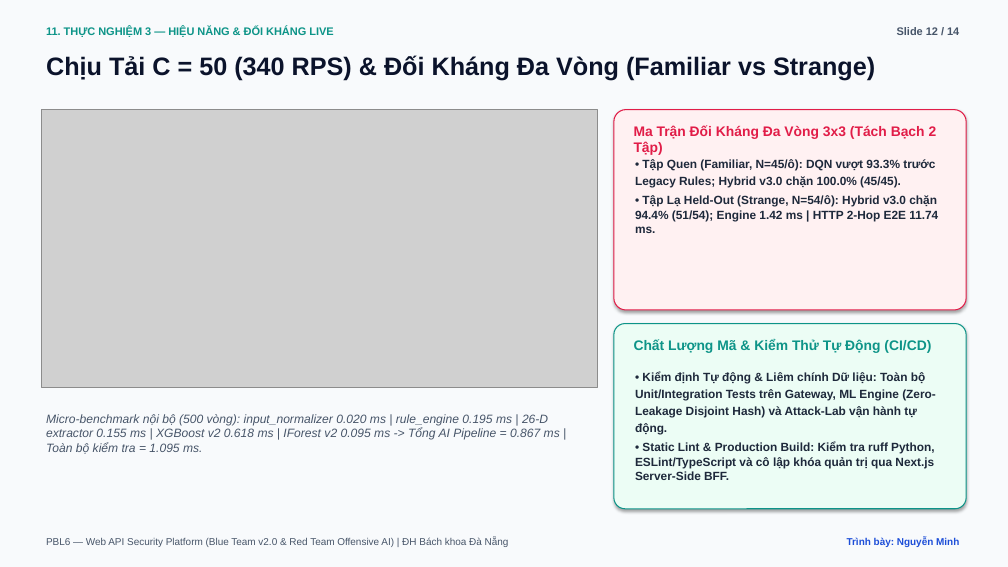
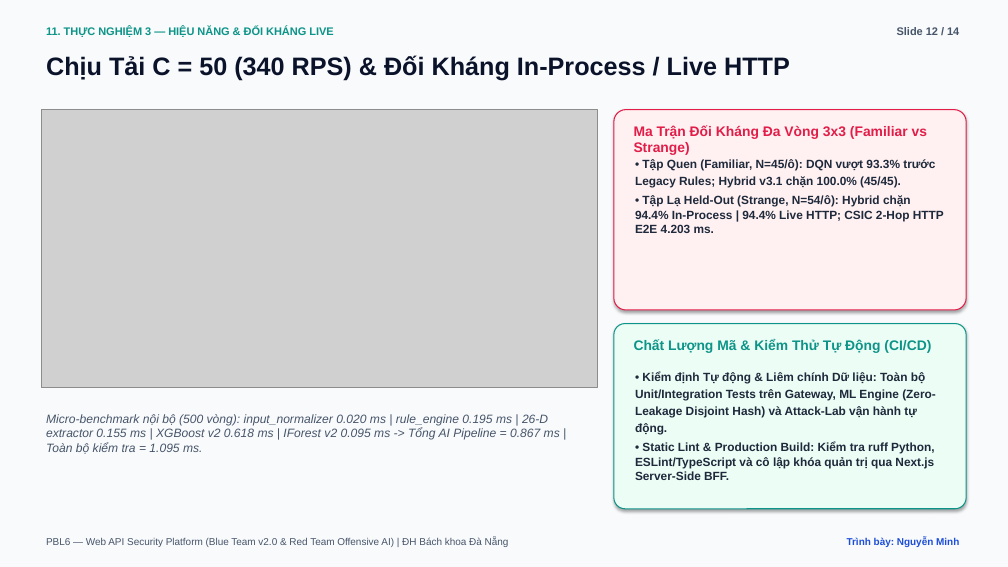
Before and after one commit to vcongggggg/pbl6, a slide deck: slide 12 of docs/reports/PBL6_Academic_Defense_Slides.pptx. Drawn at 1008x567 pixels with LibreOffice and Linux fonts; fonts in the diff are those of the drawing; grey boxes stand for pictures. Boxes give left, top, right and bottom in pixels: in the first picture for what was removed or moved away, otherwise in the second. Text is boxed around its words. In the diff, an @@ line names an element or a change of style, - is before the commit and + after.

Commit message:
fix(phase-c): remediate C1-C5 audit defects, real FP tuning & 27/27 auto-verified thesis matrix
- C1: fix target_upstream.py DLP poisoning on wildcard routes, isolate ML_ENABLED=false/ANOMALY_ENABLED=false on :8056 Rules Only, emit X-WAF-Rule-Score header in proxy.py (0 hardcoded fallback constants), add --target-url & Arena live_http mode (Strange Live HTTP: Rules 88.9% -> Hybrid 94.4% @ 4.252ms)
- C2: add scripts/plot_dqn_convergence.py generating 300 DPI fig6_dqn_600ep_convergence.png and refresh adversarial_benchmark_3x3.json with 600-ep Dueling-DQN checkpoint
- C3: execute 2-round controlled FP tuning (bare-root '/' degeneracy guard in AnomalyDetector + sync /openapi.json, /docs/, /reviews/ in BUILTIN_TARGET_SPEC), reducing B1000 Strict FPR from 4.0% -> 0.0% (Schema OFF) and 8.5% -> 0.0% (Schema ON) with 0.00% Recall loss
- C4: make sync_thesis_documents.py idempotent across DOCX/PPTX/MD and add scripts/generate_reconciliation_matrix.py asserting 27/27 exact JSON-to-document matches (0 discrepancies)
- C5: fix 8/5 scoreboard typo in demo_rehearsal.py, pass BACKEND_URL + isolated SQLite DB in run_live_demo_rehearsal.py, and refresh demo_rehearsal_v3_run.log

```diff
--- a/docs/reports/PBL6_Academic_Defense_Slides.pptx
+++ b/docs/reports/PBL6_Academic_Defense_Slides.pptx
@@ text at [46, 55, 790, 80]: text changed @@
-Chịu Tải C = 50 (340 RPS) & Đối Kháng Đa Vòng (Familiar vs Strange)
+Chịu Tải C = 50 (340 RPS) & Đối Kháng In-Process / Live HTTP
@@ text at [634, 125, 927, 155]: text changed @@
-Ma Trận Đối Kháng Đa Vòng 3x3 (Tách Bạch 2 Tập)
+Ma Trận Đối Kháng Đa Vòng 3x3 (Familiar vs Strange)
@@ text at [635, 159, 944, 233]: text changed @@
-• Tập Quen (Familiar, N=45/ô): DQN vượt 93.3% trước Legacy Rules; Hybrid v3.0 chặn 100.0% (45/45).
-• Tập Lạ Held-Out (Strange, N=54/ô): Hybrid v3.0 chặn 94.4% (51/54); Engine 1.42 ms | HTTP 2-Hop E2E 11.74 ms.
+• Tập Quen (Familiar, N=45/ô): DQN vượt 93.3% trước Legacy Rules; Hybrid v3.1 chặn 100.0% (45/45).
+• Tập Lạ Held-Out (Strange, N=54/ô): Hybrid chặn 94.4% In-Process | 94.4% Live HTTP; CSIC 2-Hop HTTP E2E 4.203 ms.
```
Also in this commit, not shown: 4 other slides changed, 27 other files.
